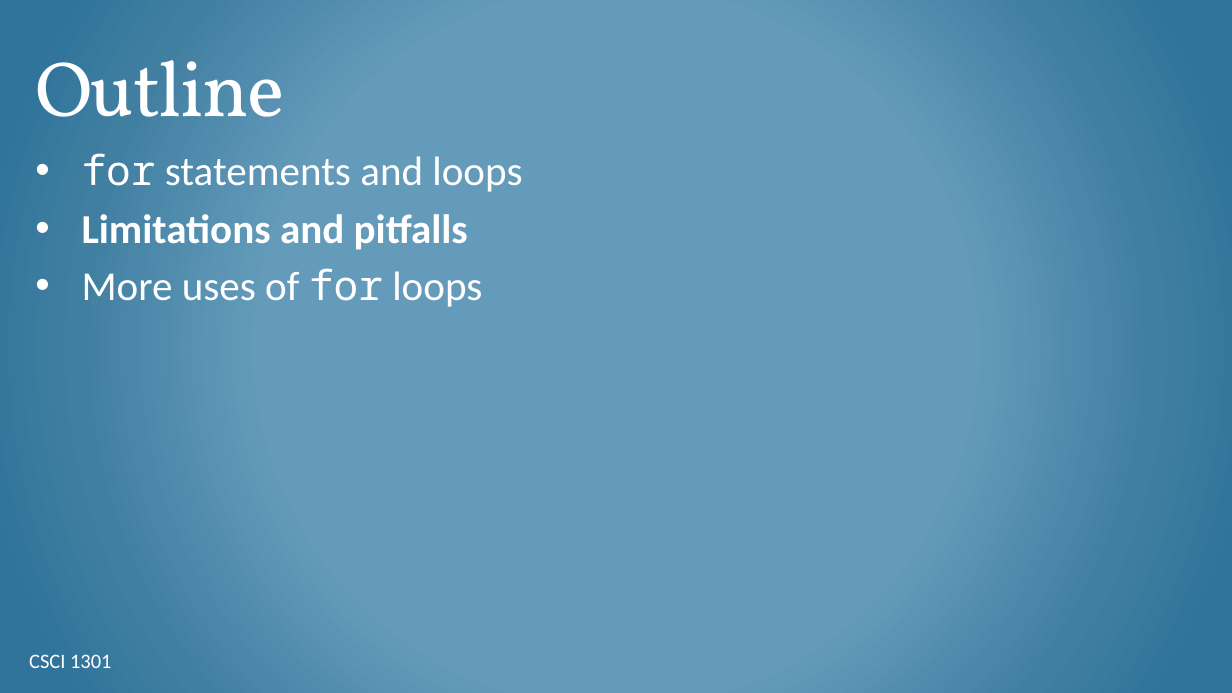
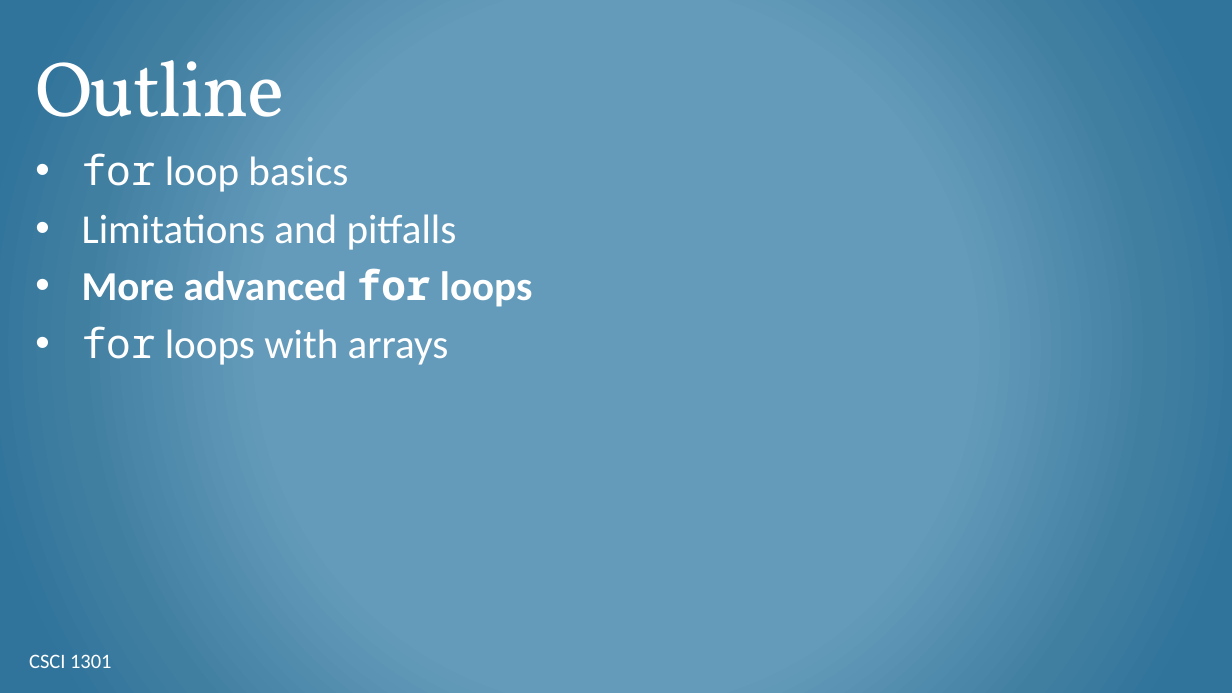
Before and after one commit to csci-1301/csci-1301.github.io, a slide deck: slide 14 of lectures/150_for_loops/For-Loops.pptx (slide 7 before the commit). Drawn at 1232x693 pixels with LibreOffice and Linux fonts; fonts in the diff are those of the drawing; background and template pictures are left out. Boxes give left, top, right and bottom in pixels: in the first picture for what was removed or moved away, otherwise in the second. Text is boxed around its words. In the diff, an @@ line names an element or a change of style, - is before the commit and + after.

```diff
--- a/lectures/150_for_loops/For-Loops.pptx
+++ b/lectures/150_for_loops/For-Loops.pptx
@@ text at [82, 153, 348, 192]: text changed @@
-• for statements and loops
+• for loop basics
@@ text at [82, 214, 457, 250]: bold off in "Limitations and pitfalls" @@
@@ text at [82, 268, 532, 365]: text changed; bold on @@
-• More uses of for loops
+• More advanced for loops
+• for loops with arrays
```
Also in this commit, not shown: 5 other slides changed, 4 slides added, 3 other files.
